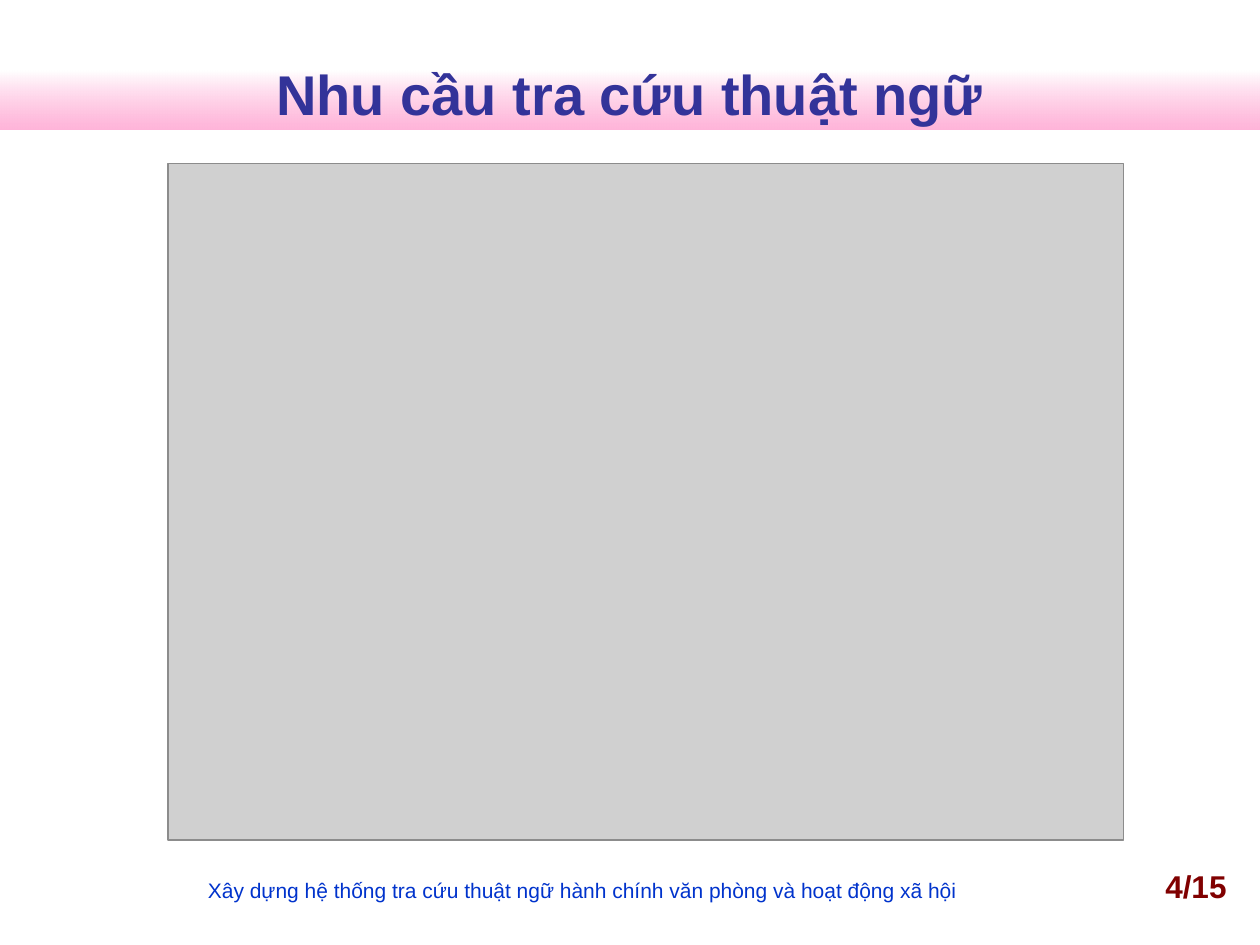
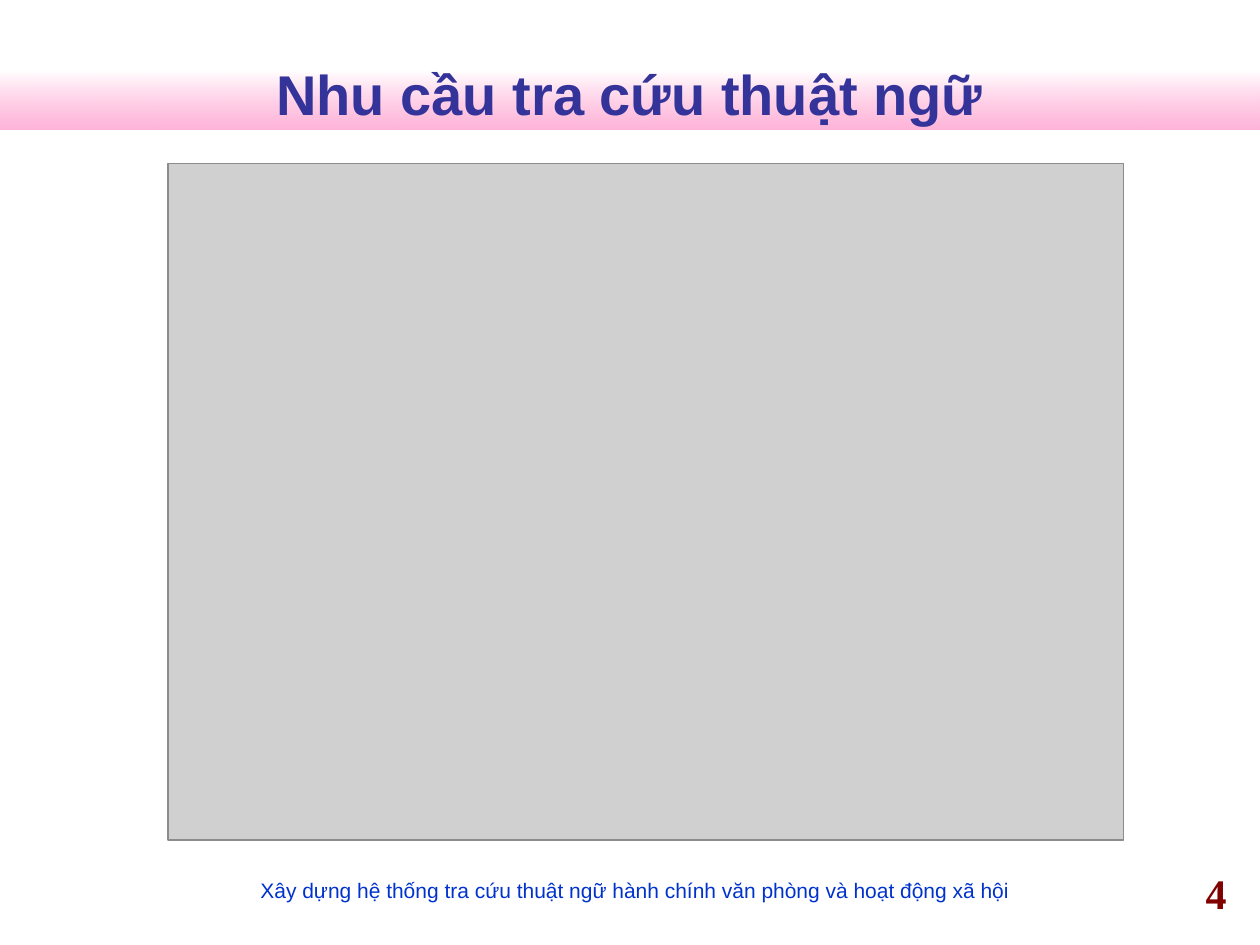
Before and after one commit to nguyentk90/tra-cuu-thuat-ngu-hanh-chinh, a slide deck: slide 4 of Documents/slideN2013.ppt. Drawn at 1260x945 pixels with LibreOffice and Linux fonts; fonts in the diff are those of the drawing; grey boxes stand for pictures; background and template pictures are left out. Boxes give left, top, right and bottom in pixels: in the first picture for what was removed or moved away, otherwise in the second. Text is boxed around its words. In the diff, an @@ line names an element or a change of style, - is before the commit and + after.

```diff
--- a/Documents/slideN2013.ppt
+++ b/Documents/slideN2013.ppt
@@ text "Xây dựng hệ thống tra ...": place and size @@
-text "Xây dựng hệ thống tra ..." at (208,882,956,903)
+text "Xây dựng hệ thống tra ..." at (260,882,1009,903)
@@ page number at (1206,881,1227,909): text changed; size 18 to 24 pt; font Arial to Times New Roman @@
-4/15
+4
```
Also in this commit, not shown: 14 other slides changed, 2 slides added, 3 slides removed, 1 other file.
